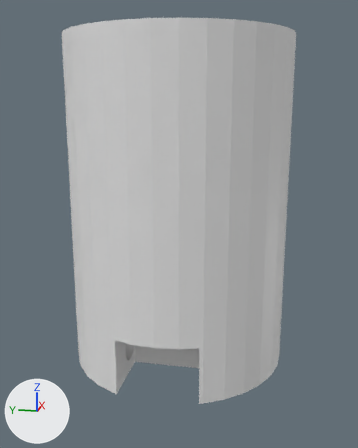
A saved change to the Blender file blender/green.blend.
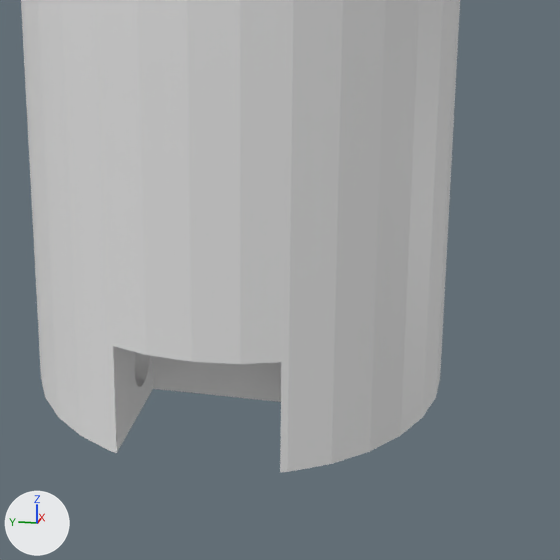
There are two pictures of each version: one whole from a 50 mm lens placed at (-4.52, -0.9, 3.32), pointed at (0.0, 0.0, 2.19), one close up on the part from 16% to 95% of the width and 37% to 100% of the height. The axes (+X, +Y, +Z) are drawn at lower left. The lights are the same throughout.

Names of what the first close-up shows: 'head'.
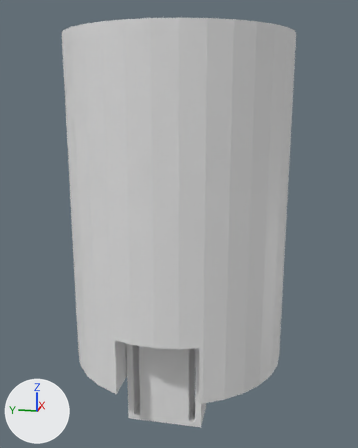
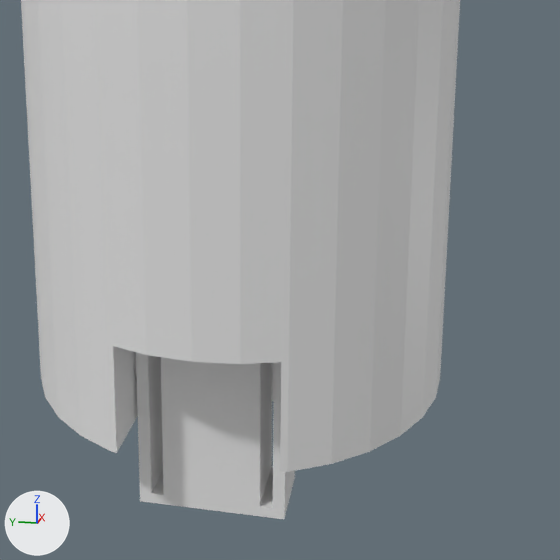
Commit message: longer joint

Pixel boxes (x1, y1, x2, y2) of what changed, in the close-ups (560 x 560 px; the box of a moved part takes in the faces that stretch with it):
'joint', shown
    after: (135, 352, 295, 519)
part 1 of me_plane, moved or reshaped (not visible before)
    after: (136, 352, 294, 510)

The change, as a diff of the scene's bpy script:
```diff
--- a/blender/green.blend.py
+++ b/blender/green.blend.py
@@ me_plane @@
 me_plane.from_pydata(...)  # 546 vertices, 538 faces; spans x -0.93..1.02, y -1.32..1.32, z 0.0..0.45
 # used by ob_joint; location = (-0.744, 0.0, 0.338); scale = (0.164, 0.337, 1.0)
+# me_plane part 1: all 12 vertices in x -0.93..1.02, y -1.0..1.0, z 0.45 are moved by (0.0, 0.0, 0.37)
@@ ob_joint @@
 ob_joint = bpy.data.objects.new('joint', me_plane)
-ob_joint.location = (-0.744, 0.0, 0.338)
+ob_joint.location = (-0.528, 0.0, 0.499)
 ob_joint.scale = (0.164, 0.337, 1.0)
-ob_joint.hide_set(True)
```
